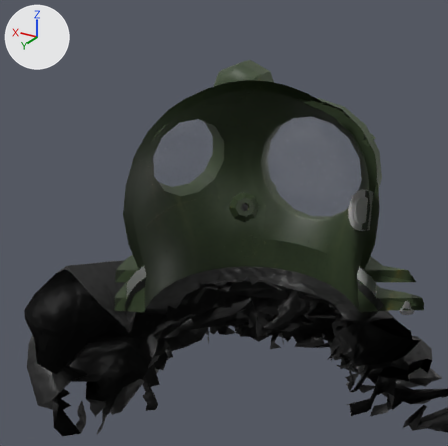
What one commit did to the FBX model Assets/Models/aqualung_ground.fbx.
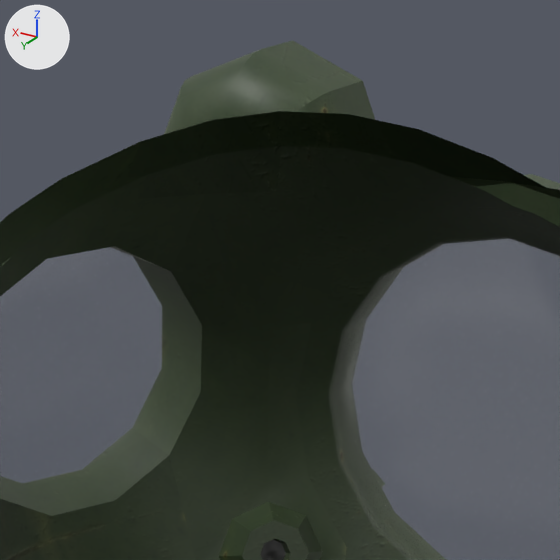
There are two pictures of each version: one from a camera (50 mm lens) standing at (-1.789, 3.368, 1.52) and looking at (0.478, -0.41, -0.369), one close up on the part from 37% to 73% of the width and 11% to 47% of the height. Arrows for +X, +Y and +Z are at upper left; the lights stay in place. Everything nearer to the camera than a plane just in front of the edit is cut away. Where no turn or scale is listed for an object, it has been applied to the vertices.

The scene before the commit, as lines of its bpy script (objects in view):
```python
me_outside_001 = bpy.data.meshes.new('Outside.001')
me_outside_001.from_pydata(...)  # 1711 vertices, 3414 faces; spans x -1.08..1.09, y -1.11..1.26, z -0.83..1.0
# faces by material slot: [2974, 136, 80, 8, 216]
me_outside_001.materials.append(mat_metal)  # picture img_green_metal_rust_diff_4k_jpg
me_outside_001.materials.append(mat_glass)  # white #e7e7e7
me_outside_001.materials.append(mat_darkmetal)  # its picture is missing
me_outside_001.materials.append(mat_wire)
me_outside_001.materials.append(mat_материал)  # white #e7e7e7
ob_outside = bpy.data.objects.new('Outside', me_outside_001)
ob_outside.location = (0.0, 0.0, 0.0)
```
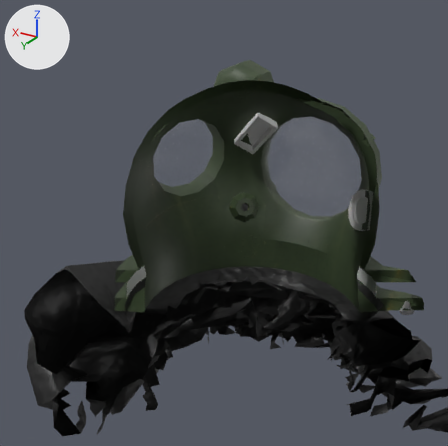
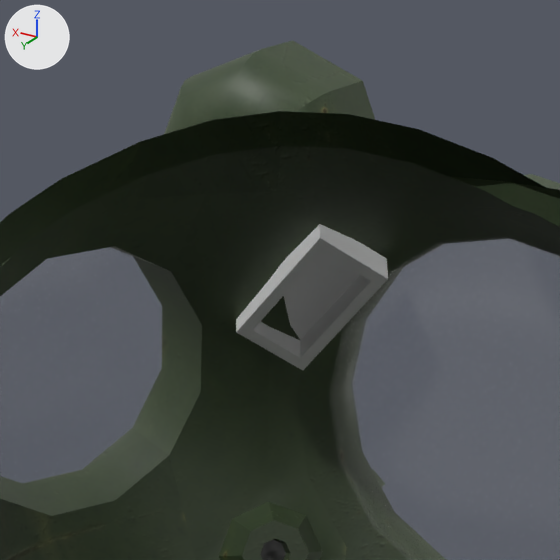
Where the change shows, as pixel boxes [x1, y1, x2, y2] in the close-ups (560 x 560 px):
'Цилиндр.034', added
    after: [236, 224, 388, 370]

The change in detail:
Mesh me_цилиндр_003 is new.
It has 16 vertices, 28 faces and spans x -0.193..0.156, y -0.057..0.122, z -0.196..0.167.
It uses material mat_darkmetal (its picture is missing).
Object 'Цилиндр.034' (ob_цилиндр_034) is new; it shows me_цилиндр_003.
Its location is (0.428, -0.802, 0.282).
